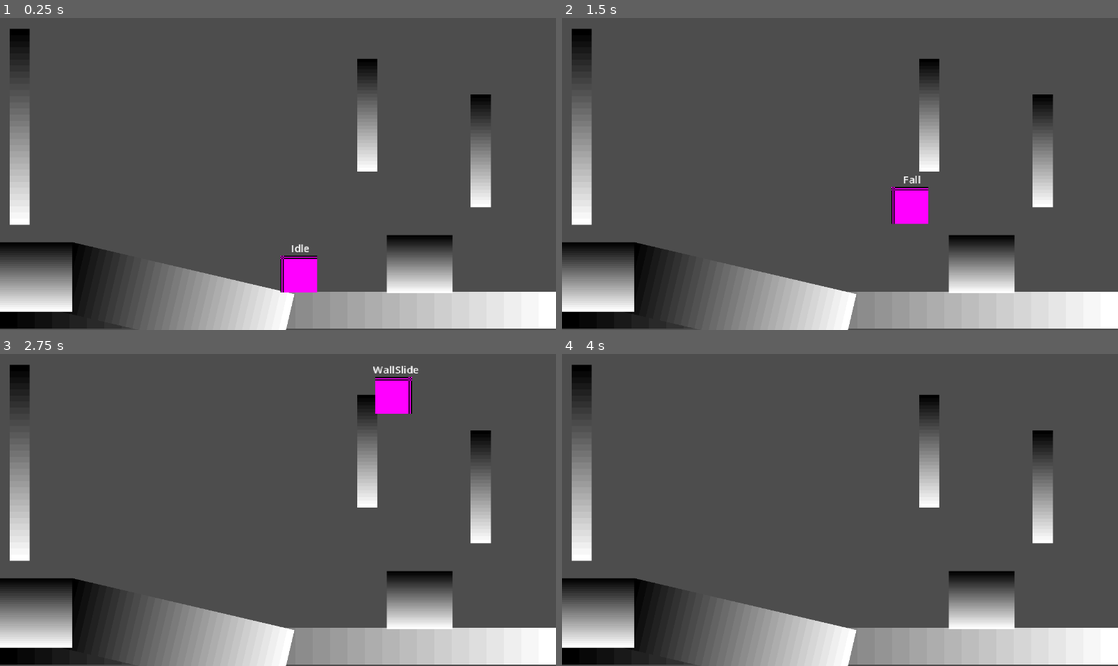
Above: before the commit, frames 1-4 (two rows, left to right).
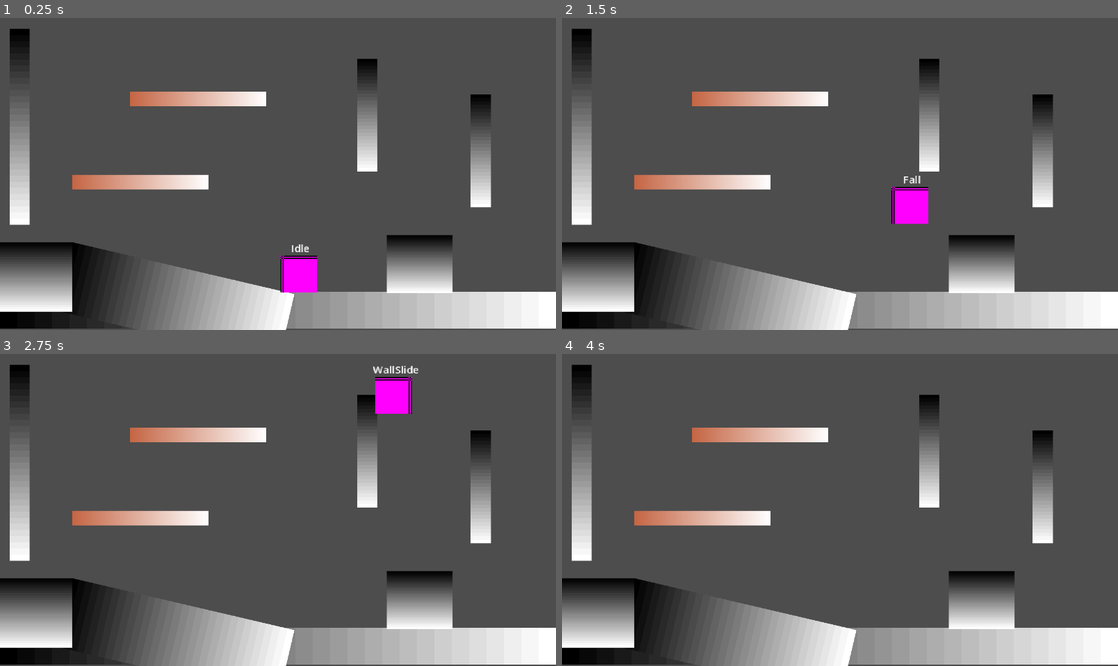
Above: after the commit, the same moments.

Repository: namishh/metroidvania
Game: Godot game, scene res://playground.tscn
The game is run twice, just before and just after one commit, with the same random seed, the same clock (stepped at 60 frames per second) and the same inputs.
Inputs:
- Up to frame 1 (0.25 s): no input
- Up to frame 2 (1.5 s): tap Enter at 0.5 s; hold Z (jump) 0.53-1.28 s; hold Right (ui_right) from 0.53 s (still down); tap C (dash) at 1.35 s
- Up to frame 3 (2.75 s): tap Z (jump) at 1.52, 1.55, 1.82 s; release Right (ui_right) at 2.03 s; hold Left (ui_left) from 2.03 s (still down); hold Z (jump) from 2.03 s (still down)
- Up to frame 4 (4 s): release Left (ui_left) at 2.78 s; release Z (jump) at 2.78 s; hold Right (ui_right) from 2.78 s (still down); tap C (dash) at 2.85 s; tap Z (jump) at 3.02, 3.05, 3.32 s; hold Z (jump) from 3.53 s (still down)

The runs differ from the first frame. In frame 1, 2.3% of the frame differs, in the area x 13-48%, y 23-56%; in frame 2, 2.3%; in frame 3, 2.3%; in frame 4, 2.3%.

Commit message:
one way platforms

Diff:
--- a/player/player.tscn
+++ b/player/player.tscn
@@ -16,6 +16,8 @@
 size = Vector2(28, 28.625)
 
 [node name="Player" type="CharacterBody2D" unique_id=246969490]
+collision_layer = 0
+collision_mask = 3
 script = ExtResource("1_oul6g")
 
 [node name="States" type="Node" parent="." unique_id=405713861]
@@ -66,3 +68,8 @@
 text = "wow"
 horizontal_alignment = 1
 vertical_alignment = 1
+
+[node name="OneWayRaycast" type="RayCast2D" parent="." unique_id=1446727635]
+target_position = Vector2(0, 4)
+collision_mask = 2
+hit_from_inside = true
--- a/player/scripts/player.gd
+++ b/player/scripts/player.gd
@@ -7,6 +7,8 @@
 var previousState : PlayerState :
 	get : return states[1]
 var direction : Vector2 = Vector2.ZERO
+
+@onready var one_way_raycast: RayCast2D = $OneWayRaycast
 
 
 #region export variables
--- a/player/states/idle.gd
+++ b/player/states/idle.gd
@@ -12,6 +12,9 @@
 	pass
 
 func handle_input(_e: InputEvent) -> PlayerState:
+	if _e.is_action_pressed("jump") and Input.is_action_pressed("ui_down") and player.one_way_raycast.is_colliding():
+		player.position.y += 4
+		return fall
 	if _e.is_action_pressed("jump") and player.jumps < player.max_jump:
 		return jump
 	if _e.is_action_pressed("dash") and player.dashes < player.max_dash:
--- a/player/states/run.gd
+++ b/player/states/run.gd
@@ -12,6 +12,9 @@
 	pass
 
 func handle_input(_e: InputEvent) -> PlayerState:
+	if _e.is_action_pressed("jump") and Input.is_action_pressed("ui_down") and player.one_way_raycast.is_colliding():
+		player.position.y += 4
+		return fall
 	if _e.is_action_pressed("jump") and player.jumps < player.max_jump:
 		return jump
 	if _e.is_action_pressed("dash") and player.dashes < player.max_dash:
--- a/player/states/wall_slide.gd
+++ b/player/states/wall_slide.gd
@@ -27,10 +27,10 @@
 func exit() -> void:
 	player.gravity_multiplier = 1
 
-func process(delta: float) -> PlayerState:
+func process(_delta: float) -> PlayerState:
 	return next_state
 
-func physics_process(delta: float) -> PlayerState:
+func physics_process(_delta: float) -> PlayerState:
 	if player.is_on_floor():
 		return idle
 	if player.is_on_wall():
--- a/playground.tscn
+++ b/playground.tscn
@@ -11,6 +11,15 @@
 
 [sub_resource type="RectangleShape2D" id="RectangleShape2D_is3ju"]
 size = Vector2(32, 1)
+
+[sub_resource type="Gradient" id="Gradient_m8u5f"]
+colors = PackedColorArray(0.7701407, 0.39712372, 0.26753572, 1, 1, 1, 1, 1)
+
+[sub_resource type="GradientTexture1D" id="GradientTexture1D_is3ju"]
+gradient = SubResource("Gradient_m8u5f")
+
+[sub_resource type="RectangleShape2D" id="RectangleShape2D_wt17y"]
+size = Vector2(252.73209, 0.9320384)
 
 [node name="playground" type="Node2D" unique_id=1154549724]
 script = ExtResource("1_m8u5f")
@@ -98,5 +107,35 @@
 position = Vector2(0, 1.7229468e-08)
 shape = SubResource("RectangleShape2D_is3ju")
 
-[node name="CharacterBody2D" parent="." unique_id=246969490 instance=ExtResource("2_wt17y")]
+[node name="Sprite2D8" type="Sprite2D" parent="." unique_id=503286111]
+position = Vector2(121, 142)
+scale = Vector2(0.45898435, 12.874994)
+texture = SubResource("GradientTexture1D_is3ju")
+
+[node name="StaticBody2D" type="StaticBody2D" parent="Sprite2D8" unique_id=767145616]
+collision_layer = 2
+collision_mask = 0
+
+[node name="CollisionShape2D" type="CollisionShape2D" parent="Sprite2D8/StaticBody2D" unique_id=78216542]
+scale = Vector2(0.9999991, 0.9999998)
+shape = SubResource("RectangleShape2D_wt17y")
+one_way_collision = true
+debug_color = Color(0.79607844, 0.41960785, 0.12941177, 0.29411766)
+
+[node name="Sprite2D9" type="Sprite2D" parent="." unique_id=951375443]
+position = Vector2(171, 70.00002)
+scale = Vector2(0.45898435, 12.874994)
+texture = SubResource("GradientTexture1D_is3ju")
+
+[node name="StaticBody2D" type="StaticBody2D" parent="Sprite2D9" unique_id=1111418763]
+collision_layer = 2
+collision_mask = 0
+
+[node name="CollisionShape2D" type="CollisionShape2D" parent="Sprite2D9/StaticBody2D" unique_id=1228828812]
+scale = Vector2(0.9999991, 0.9999998)
+shape = SubResource("RectangleShape2D_wt17y")
+one_way_collision = true
+debug_color = Color(0.79607844, 0.41960785, 0.12941177, 0.29411766)
+
+[node name="Player" parent="." unique_id=246969490 instance=ExtResource("2_wt17y")]
 position = Vector2(258, 210)
--- a/project.godot
+++ b/project.godot
@@ -36,6 +36,11 @@
 ]
 }
 
+[layer_names]
+
+2d_physics/layer_1="Ground"
+2d_physics/layer_2="OneWays"
+
 [physics]
 
 3d/physics_engine="Jolt Physics"
